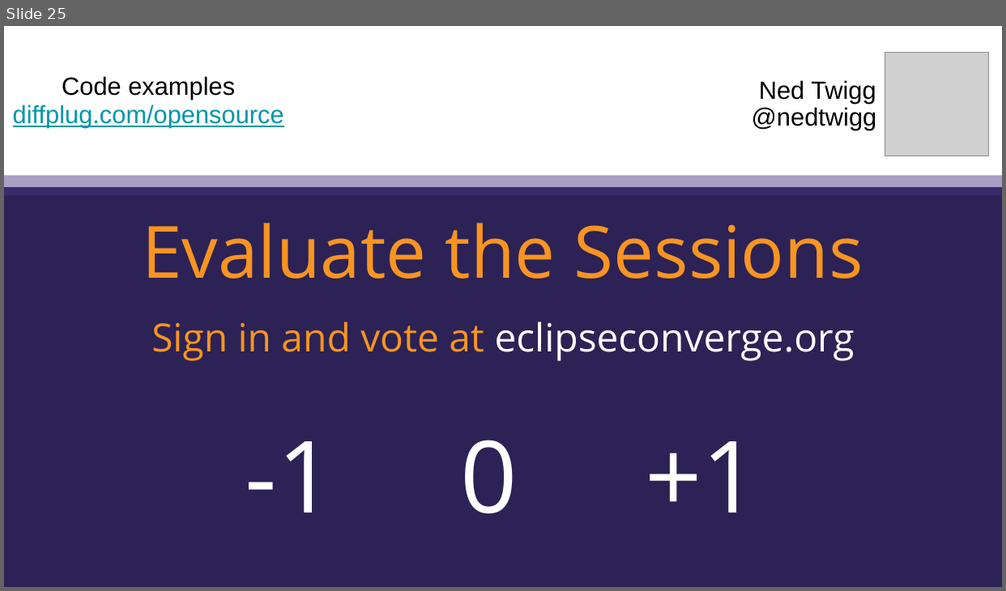
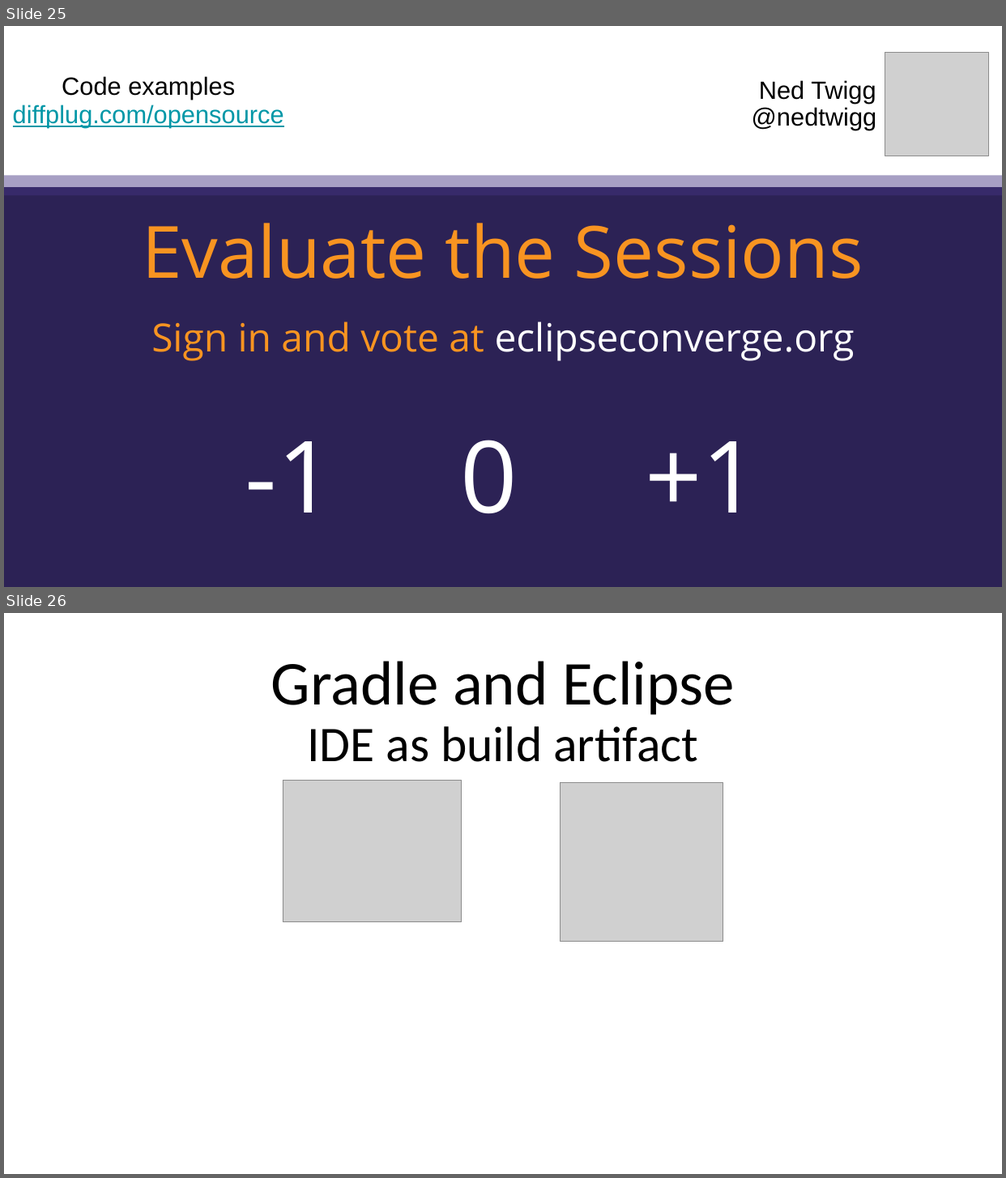
Before and after one commit to diffplug/gradle-and-eclipse-rcp, a slide deck: Gradle and Eclipse RCP.pptx. Shown one above the other, each under a label of ours: slide 25 before the commit, slides 25 and 26 after it. The pictures are 1006x591 and 1006x1178 pixels, drawn with LibreOffice and Linux fonts; fonts in the diff are those of the drawing; grey boxes stand for pictures; background and template pictures are left out. Boxes give left, top, right and bottom in pixels: in the first picture for what was removed or moved away, otherwise in the second. Text is boxed around its words. In the diff, an @@ line names an element or a change of style, - is before the commit and + after.

Commit message:
Added the gradlephant and a title card.

```diff
--- a/Gradle and Eclipse RCP.pptx
+++ b/Gradle and Eclipse RCP.pptx
@@ slide 26 added at (x1=4, y1=613, x2=1002, y2=1174), background #FFFFFF @@
@@ title added at (x1=271, y1=661, x2=735, y2=762), 48 pt, text #000000 @@
+Gradle and Eclipse
+IDE as build artifact
@@ picture added at (x1=283, y1=780, x2=462, y2=922) @@
@@ picture added at (x1=560, y1=782, x2=723, y2=942) @@
```
Also in this commit, not shown: 2 other files.
